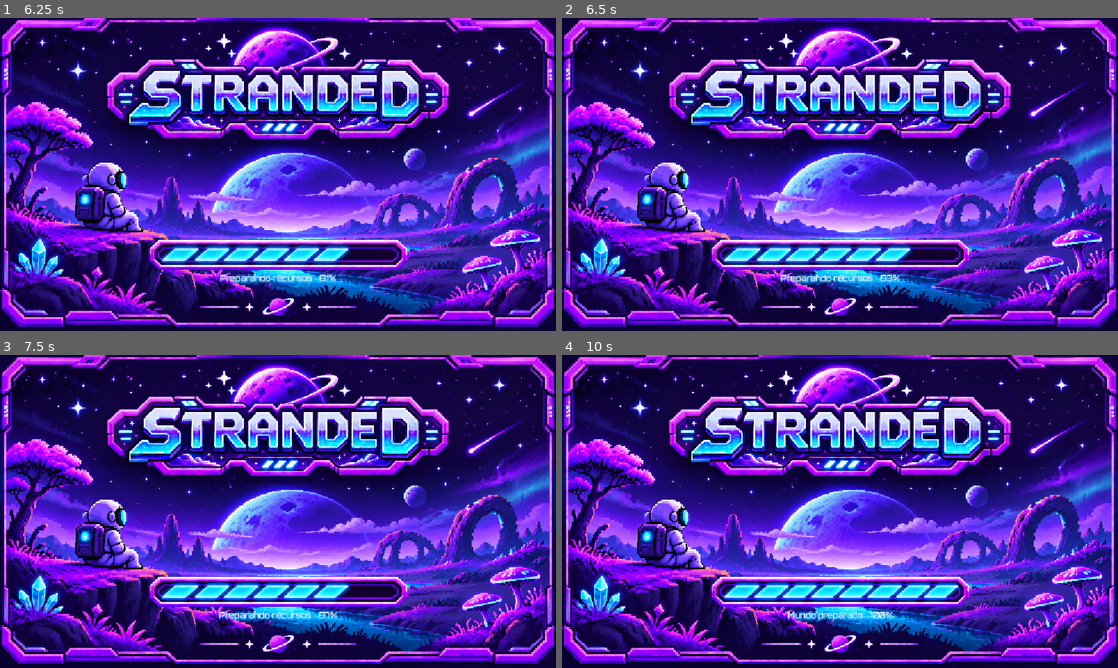
Above: before the commit, frames 1-4 (two rows, left to right).
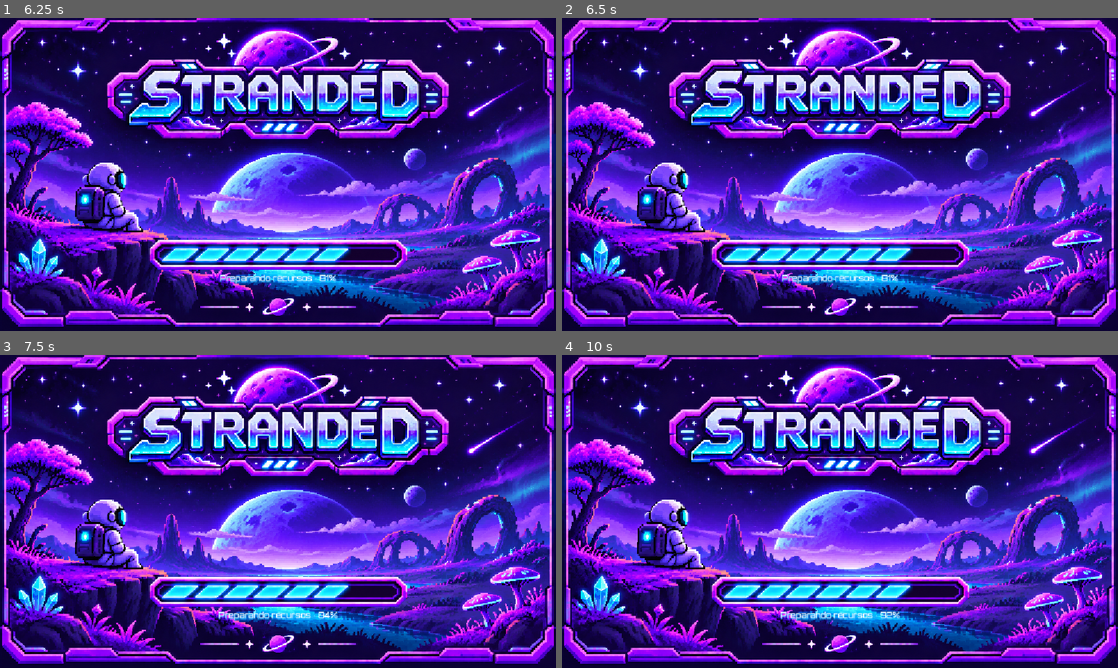
Above: after the commit, the same moments.

Repository: sophsana/Videojuego
Game: Godot game, scene res://escenas/interfaz/menu_principal.tscn
Same seed, same stepped clock (60 frames per second), same inputs: the game is played once before the commit and once after it.
Inputs (mouse positions are in pixels of both pictures, inside the frame that each line leads up to):
- Up to frame 1 (6.25 s): click (278, 140) at 0.5 s; click (289, 105) at 1.27 s; type "12" at 1.35 s; click (278, 68) at 2.02 s; click (294, 118) at 2.77 s; type "Alex" at 2.85 s; click (294, 165) at 3 s; type "12" at 3.08 s; click (339, 259) at 3.5 s; hold Right (ui_right) 4.28-5.03 s; hold Down (ui_down) 5.03-5.78 s; hold Right (ui_right) from 5.78 s (still down)
- Up to frame 2 (6.5 s): keep holding Right (ui_right)
- Up to frame 3 (7.5 s): release Right (ui_right) at 6.53 s; hold Up (ui_up) 6.53-7.28 s; hold Left (ui_left) from 7.28 s (still down)
- Up to frame 4 (10 s): tap Enter at 8 s; release Left (ui_left) at 8.78 s; hold Down (ui_down) 8.78-9.53 s; tap Space at 9.5 s; hold Right (ui_right) from 9.53 s (still down)

Frame 1 is identical in both runs. In frame 2, 0.3% of the frame differs, in the area x 39-61%, y 82-85%; in frame 3, 0.2%; in frame 4, 2.4%, in the area x 27-74%, y 70-85%.

Commit message:
feat: migrate world to 32px tiles and animate astronaut

Diff:
--- a/escenas/player.tscn
+++ b/escenas/player.tscn
@@ -1,14 +1,171 @@
-[gd_scene format=3 uid="uid://bae6mdkynk615"]
+[gd_scene load_steps=26 format=3 uid="uid://bae6mdkynk615"]
 
-[ext_resource type="Script" uid="uid://dcqpud8m6x7hk" path="res://script/player.gd" id="1_esbpa"]
+[ext_resource type="Script" uid="uid://dcqpud8m6x7hk" path="res://script/player.gd" id="1"]
+[ext_resource type="Texture2D" path="res://assets/Jugador/jugador_caminata_atras.png" id="2"]
+[ext_resource type="Texture2D" path="res://assets/Jugador/jugador_caminata_adelante.png" id="3"]
+[ext_resource type="Texture2D" path="res://assets/Jugador/juador_caminata_izquierda.png" id="4"]
+[ext_resource type="Texture2D" path="res://assets/Jugador/Jugador_quieto.png" id="5"]
+
+[sub_resource type="AtlasTexture" id="down0"]
+atlas = ExtResource("2")
+region = Rect2(0, 50, 180, 240)
+
+[sub_resource type="AtlasTexture" id="up0"]
+atlas = ExtResource("3")
+region = Rect2(0, 50, 180, 240)
+
+[sub_resource type="AtlasTexture" id="left0"]
+atlas = ExtResource("4")
+region = Rect2(0, 50, 180, 240)
+
+[sub_resource type="AtlasTexture" id="down1"]
+atlas = ExtResource("2")
+region = Rect2(180, 50, 180, 240)
+
+[sub_resource type="AtlasTexture" id="up1"]
+atlas = ExtResource("3")
+region = Rect2(180, 50, 180, 240)
+
+[sub_resource type="AtlasTexture" id="left1"]
+atlas = ExtResource("4")
+region = Rect2(180, 50, 180, 240)
+
+[sub_resource type="AtlasTexture" id="down2"]
+atlas = ExtResource("2")
+region = Rect2(360, 50, 180, 240)
+
+[sub_resource type="AtlasTexture" id="up2"]
+atlas = ExtResource("3")
+region = Rect2(360, 50, 180, 240)
+
+[sub_resource type="AtlasTexture" id="left2"]
+atlas = ExtResource("4")
+region = Rect2(360, 50, 180, 240)
+
+[sub_resource type="AtlasTexture" id="down3"]
+atlas = ExtResource("2")
+region = Rect2(540, 50, 180, 240)
+
+[sub_resource type="AtlasTexture" id="up3"]
+atlas = ExtResource("3")
+region = Rect2(540, 50, 180, 240)
+
+[sub_resource type="AtlasTexture" id="left3"]
+atlas = ExtResource("4")
+region = Rect2(540, 50, 180, 240)
+
+[sub_resource type="AtlasTexture" id="down4"]
+atlas = ExtResource("2")
+region = Rect2(720, 50, 180, 240)
+
+[sub_resource type="AtlasTexture" id="up4"]
+atlas = ExtResource("3")
+region = Rect2(720, 50, 180, 240)
+
+[sub_resource type="AtlasTexture" id="left4"]
+atlas = ExtResource("4")
+region = Rect2(720, 50, 180, 240)
+
+[sub_resource type="AtlasTexture" id="down5"]
+atlas = ExtResource("2")
+region = Rect2(900, 50, 180, 240)
+
+[sub_resource type="AtlasTexture" id="up5"]
+atlas = ExtResource("3")
+region = Rect2(900, 50, 180, 240)
+
+[sub_resource type="AtlasTexture" id="left5"]
+atlas = ExtResource("4")
+region = Rect2(900, 50, 180, 240)
+
+[sub_resource type="AtlasTexture" id="idle0"]
+atlas = ExtResource("5")
+region = Rect2(0, 0, 270, 360)
+
+[sub_resource type="AtlasTexture" id="idle1"]
+atlas = ExtResource("5")
+region = Rect2(270, 0, 270, 360)
+
+[sub_resource type="AtlasTexture" id="idle2"]
+atlas = ExtResource("5")
+region = Rect2(540, 0, 270, 360)
+
+[sub_resource type="AtlasTexture" id="idle3"]
+atlas = ExtResource("5")
+region = Rect2(810, 0, 270, 360)
+
+[sub_resource type="AtlasTexture" id="idle4"]
+atlas = ExtResource("5")
+region = Rect2(0, 360, 270, 360)
+
+[sub_resource type="AtlasTexture" id="idle5"]
+atlas = ExtResource("5")
+region = Rect2(270, 360, 270, 360)
+
+[sub_resource type="AtlasTexture" id="idle6"]
+atlas = ExtResource("5")
+region = Rect2(540, 360, 270, 360)
+
+[sub_resource type="AtlasTexture" id="idle7"]
+atlas = ExtResource("5")
+region = Rect2(810, 360, 270, 360)
+
+[sub_resource type="SpriteFrames" id="animaciones"]
+animations = [{
+"frames": [{"duration": 1.0, "texture": SubResource("down0")}, {"duration": 1.0, "texture": SubResource("down1")}, {"duration": 1.0, "texture": SubResource("down2")}, {"duration": 1.0, "texture": SubResource("down3")}, {"duration": 1.0, "texture": SubResource("down4")}, {"duration": 1.0, "texture": SubResource("down5")}],
+"loop": true,
+"name": &"walk_down",
+"speed": 8
+}, {
+"frames": [{"duration": 1.0, "texture": SubResource("up0")}, {"duration": 1.0, "texture": SubResource("up1")}, {"duration": 1.0, "texture": SubResource("up2")}, {"duration": 1.0, "texture": SubResource("up3")}, {"duration": 1.0, "texture": SubResource("up4")}, {"duration": 1.0, "texture": SubResource("up5")}],
+"loop": true,
+"name": &"walk_up",
+"speed": 8
+}, {
+"frames": [{"duration": 1.0, "texture": SubResource("left0")}, {"duration": 1.0, "texture": SubResource("left1")}, {"duration": 1.0, "texture": SubResource("left2")}, {"duration": 1.0, "texture": SubResource("left3")}, {"duration": 1.0, "texture": SubResource("left4")}, {"duration": 1.0, "texture": SubResource("left5")}],
+"loop": true,
+"name": &"walk_left",
+"speed": 8
+}, {
+"frames": [{"duration": 1.0, "texture": SubResource("left0")}, {"duration": 1.0, "texture": SubResource("left1")}, {"duration": 1.0, "texture": SubResource("left2")}, {"duration": 1.0, "texture": SubResource("left3")}, {"duration": 1.0, "texture": SubResource("left4")}, {"duration": 1.0, "texture": SubResource("left5")}],
+"loop": true,
+"name": &"walk_right",
+"speed": 8
+}, {
+"frames": [{"duration": 1.0, "texture": SubResource("down0")}],
+"loop": true,
+"name": &"idle_down",
+"speed": 1
+}, {
+"frames": [{"duration": 1.0, "texture": SubResource("up0")}],
+"loop": true,
+"name": &"idle_up",
+"speed": 1
+}, {
+"frames": [{"duration": 1.0, "texture": SubResource("idle0")}, {"duration": 1.0, "texture": SubResource("idle1")}, {"duration": 1.0, "texture": SubResource("idle2")}, {"duration": 1.0, "texture": SubResource("idle3")}, {"duration": 1.0, "texture": SubResource("idle4")}, {"duration": 1.0, "texture": SubResource("idle5")}, {"duration": 1.0, "texture": SubResource("idle6")}, {"duration": 1.0, "texture": SubResource("idle7")}],
+"loop": true,
+"name": &"idle_left",
+"speed": 4
+}, {
+"frames": [{"duration": 1.0, "texture": SubResource("idle0")}, {"duration": 1.0, "texture": SubResource("idle1")}, {"duration": 1.0, "texture": SubResource("idle2")}, {"duration": 1.0, "texture": SubResource("idle3")}, {"duration": 1.0, "texture": SubResource("idle4")}, {"duration": 1.0, "texture": SubResource("idle5")}, {"duration": 1.0, "texture": SubResource("idle6")}, {"duration": 1.0, "texture": SubResource("idle7")}],
+"loop": true,
+"name": &"idle_right",
+"speed": 4
+}]
+
+[sub_resource type="CapsuleShape2D" id="pies"]
+radius = 6.0
+height = 14.0
 
 [node name="player" type="CharacterBody2D" unique_id=1004469140]
-script = ExtResource("1_esbpa")
+script = ExtResource("1")
 
-[node name="visual" type="Polygon2D" parent="." unique_id=1068141266]
-color = Color(1, 0, 1, 1)
-offset = Vector2(5, 5)
-polygon = PackedVector2Array(-5, -5, 5, -5, 5, 5, -5, 5)
+[node name="AnimatedSprite2D" type="AnimatedSprite2D" parent="."]
+texture_filter = 1
+position = Vector2(0, -14)
+scale = Vector2(0.2, 0.2)
+sprite_frames = SubResource("animaciones")
+animation = &"idle_down"
 
-[node name="CollisionPolygon2D" type="CollisionPolygon2D" parent="." unique_id=1612917141]
-polygon = PackedVector2Array(-5, -5, 5, -5, 5, 5, -5, 5)
+[node name="CollisionShape2D" type="CollisionShape2D" parent="."]
+shape = SubResource("pies")
--- a/script/player.gd
+++ b/script/player.gd
@@ -1,9 +1,10 @@
 
 extends CharacterBody2D
 
-const TILE_SIZE: int = 16
-const MAP_SIZE: int = 256
-const WORLD_SIZE: int = TILE_SIZE * MAP_SIZE
+const Dimensiones = preload("res://script/sistemas/dimensiones_mundo.gd")
+const TILE_SIZE: int = Dimensiones.TILE_SIZE
+const MAP_SIZE: int = Dimensiones.MAP_SIZE
+const WORLD_SIZE: int = Dimensiones.WORLD_SIZE
 
 const DEEP_WATER: int = 0
 const WATER: int = 1
@@ -19,26 +20,29 @@
 var current_terrain: int = GRASS
 var terrain_speed: float = 1.0
 var world: Node2D
+var ultima_direccion := "down"
+@onready var sprite: AnimatedSprite2D = $AnimatedSprite2D
 
 
 func _ready() -> void:
 	world = get_parent()
+	_actualizar_animacion(Vector2.ZERO)
 
 
 func _physics_process(delta: float) -> void:
 	move_and_slide()
-	update_depth()
 	wrap_position()
 	update_terrain()
 
 	var direction: Vector2 = Input.get_vector(
 		"ui_left",
 		"ui_right",
-		"ui_up",
-        "ui_down"
+			"ui_up",
+			"ui_down"
 	)
 
 	var target_velocity: Vector2 = direction * walk_speed * terrain_speed
+	_actualizar_animacion(direction if terrain_speed > 0.0 else Vector2.ZERO)
 
 	if direction != Vector2.ZERO:
 		velocity = velocity.move_toward(
@@ -90,10 +94,32 @@
 
 
 func update_depth() -> void:
-	z_as_relative = false
-	z_index = roundi(global_position.y)
+	# La profundidad se ordena por Y en el mundo, usando la posición de los pies.
+	z_index = 0
 
 
 func wrap_position() -> void:
+	var posicion_anterior := global_position
 	global_position.x = fposmod(global_position.x, WORLD_SIZE)
 	global_position.y = fposmod(global_position.y, WORLD_SIZE)
+	if posicion_anterior != global_position:
+		var camara := get_node_or_null("WorldCamera") as Camera2D
+		if camara != null:
+			camara.reset_smoothing()
+
+
+func _actualizar_animacion(direccion: Vector2) -> void:
+	if direccion != Vector2.ZERO:
+		if absf(direccion.x) > absf(direccion.y):
+			ultima_direccion = "right" if direccion.x > 0 else "left"
+		elif absf(direccion.y) > absf(direccion.x):
+			ultima_direccion = "down" if direccion.y > 0 else "up"
+		elif ultima_direccion not in ["left" if direccion.x < 0 else "right", "up" if direccion.y < 0 else "down"]:
+			ultima_direccion = "down" if direccion.y > 0 else "up"
+	sprite.flip_h = ultima_direccion == "right"
+	var animacion := ("walk_" if direccion != Vector2.ZERO else "idle_") + ultima_direccion
+	# La hoja de reposo tiene celdas 270×360; las de caminata, 180×240.
+	sprite.scale = Vector2(0.133333, 0.133333) if animacion in ["idle_left", "idle_right"] else Vector2(0.2, 0.2)
+	sprite.position.y = -14.0 if animacion in ["idle_left", "idle_right"] else -7.0
+	if sprite.animation != animacion or not sprite.is_playing():
+		sprite.play(animacion)
--- /dev/null
+++ b/script/sistemas/dimensiones_mundo.gd
@@ -0,0 +1,6 @@
+extends RefCounted
+
+const MAP_SIZE := 256
+const TILE_SIZE := 32
+const WORLD_SIZE := MAP_SIZE * TILE_SIZE
+const TILE_SIZE_ANTERIOR := 16
--- a/script/sistemas/gestor_mundos.gd
+++ b/script/sistemas/gestor_mundos.gd
@@ -1,6 +1,7 @@
 extends Node
 
 const DatosMundo = preload("res://script/sistemas/datos_mundo.gd")
+const Dimensiones = preload("res://script/sistemas/dimensiones_mundo.gd")
 const DIRECTORIO := "user://mundos"
 const ESCENA_MUNDO := "res://escenas/mundo.tscn"
 const ESCENA_CARGA := "res://escenas/interfaz/carga_mundo.tscn"
@@ -75,7 +76,7 @@
 	if id.is_empty():
 		ultimo_error = "No se pudo asignar un identificador único."
 		return {}
-	var datos := {"id": id, "nombre": nombre, "semilla": semilla, "dificultad": dificultad, "fecha_creacion": Time.get_datetime_string_from_system(), "fecha_ultimo_guardado": "", "progreso": {"jugador": {}, "cambios_mundo": {}}}
+	var datos := {"id": id, "nombre": nombre, "semilla": semilla, "dificultad": dificultad, "fecha_creacion": Time.get_datetime_string_from_system(), "fecha_ultimo_guardado": "", "tamano_tile": Dimensiones.TILE_SIZE, "progreso": {"jugador": {}, "cambios_mundo": {}}}
 	var ruta := DIRECTORIO.path_join(id + ".json")
 	var archivo := FileAccess.open(ruta, FileAccess.WRITE)
 	if archivo == null:
@@ -96,6 +97,9 @@
 
 
 func iniciar_mundo(datos: Dictionary) -> Error:
+	if datos.get("tamano_tile", Dimensiones.TILE_SIZE_ANTERIOR) == Dimensiones.TILE_SIZE_ANTERIOR and not datos.get("progreso", {}).get("cambios_mundo", {}).is_empty():
+		ultimo_error = "Este mundo antiguo contiene cambios que no se pueden migrar automáticamente."
+		return ERR_INVALID_DATA
 	mundo_actual = datos.duplicate(true)
 	var error := get_tree().change_scene_to_file(ESCENA_CARGA)
 	if error != OK:
@@ -111,7 +115,7 @@
 		return false
 	var id: String = mundo_actual.id
 	# Nunca aceptar rutas, incluso si los datos en memoria fueron alterados.
-	if not _id_valido(id) or not is_finite(posicion.x) or not is_finite(posicion.y) or posicion.x < 0 or posicion.x >= 4096 or posicion.y < 0 or posicion.y >= 4096:
+	if not _id_valido(id) or not is_finite(posicion.x) or not is_finite(posicion.y) or posicion.x < 0 or posicion.x >= Dimensiones.WORLD_SIZE or posicion.y < 0 or posicion.y >= Dimensiones.WORLD_SIZE:
 		ultimo_error = "El identificador o la posición no son válidos."
 		return false
 	var ruta := DIRECTORIO.path_join(id + ".json")
@@ -125,6 +129,7 @@
 	if not progreso.has("cambios_mundo"):
 		progreso["cambios_mundo"] = {}
 	datos["progreso"] = progreso
+	datos["tamano_tile"] = Dimensiones.TILE_SIZE
 	datos["fecha_ultimo_guardado"] = Time.get_datetime_string_from_system()
 	# Archivo temporal independiente en el mismo directorio; el original no se
 	# toca hasta que se han escrito y validado todos los datos.
@@ -186,10 +191,16 @@
 	var jugador = progreso.get("jugador", {})
 	if not jugador is Dictionary or not progreso.get("cambios_mundo", {}) is Dictionary:
 		return {}
+	var tamano = datos.get("tamano_tile", Dimensiones.TILE_SIZE_ANTERIOR)
+	if not (tamano is int or tamano is float) or (tamano != Dimensiones.TILE_SIZE_ANTERIOR and tamano != Dimensiones.TILE_SIZE):
+		return {}
+	if datos.has("tamano_tile"):
+		datos.tamano_tile = int(tamano)
 	if jugador.has("posicion"):
 		var posicion = jugador.posicion
 		if not posicion is Dictionary or not (posicion.get("x") is int or posicion.get("x") is float) or not (posicion.get("y") is int or posicion.get("y") is float):
 			return {}
-		if not is_finite(float(posicion.x)) or not is_finite(float(posicion.y)) or float(posicion.x) < 0 or float(posicion.x) >= 4096 or float(posicion.y) < 0 or float(posicion.y) >= 4096:
+		var limite: int = Dimensiones.MAP_SIZE * int(tamano)
+		if not is_finite(float(posicion.x)) or not is_finite(float(posicion.y)) or float(posicion.x) < 0 or float(posicion.x) >= limite or float(posicion.y) < 0 or float(posicion.y) >= limite:
 			return {}
 	return datos
--- a/script/terrain_generator.gd
+++ b/script/terrain_generator.gd
@@ -5,10 +5,12 @@
 signal generacion_terminada
 signal generacion_fallida(mensaje: String)
 
-const MAP_SIZE: int = 256
-const TILE_SIZE: int = 16
-const WORLD_SIZE: float = MAP_SIZE * TILE_SIZE
+const Dimensiones = preload("res://script/sistemas/dimensiones_mundo.gd")
+const MAP_SIZE: int = Dimensiones.MAP_SIZE
+const TILE_SIZE: int = Dimensiones.TILE_SIZE
+const WORLD_SIZE: float = Dimensiones.WORLD_SIZE
 const TERRAIN_COUNT: int = 6
+const GRASS_VARIANTS: int = 4
 
 const DEEP_WATER: int = 0
 const WATER: int = 1
@@ -36,6 +38,7 @@
 var forest_noise: FastNoiseLite
 var forest_detail_noise: FastNoiseLite
 var generacion_lista := false
+var tree_frame_size := Vector2i(32, 48)
 
 
 func _ready() -> void:
@@ -43,6 +46,7 @@
 	# directamente se conserva la semilla exportada de la escena.
 	if not GestorMundos.mundo_actual.is_empty():
 		world_seed = GestorMundos.mundo_actual.semilla
+	y_sort_enabled = true
 	setup_noise()
 	setup_terrain()
 	if terrain_layer == null:
@@ -115,9 +119,17 @@
 func generate_resources() -> void:
 	resources_layer = Node2D.new()
 	resources_layer.name = "Recursos"
+	resources_layer.y_sort_enabled = true
 	add_child(resources_layer)
 
 	resource_rng.seed = world_seed + 500
+	var escena_arbol := load("res://escenas/arbol_animado.tscn") as PackedScene
+	if escena_arbol != null:
+		var muestra := escena_arbol.instantiate()
+		var animado := muestra.get_node_or_null("SpriteNode2D") as AnimatedSprite2D
+		if animado != null and animado.sprite_frames != null:
+			tree_frame_size = Vector2i(animado.sprite_frames.get_frame_texture("viento", 0).get_size())
+		muestra.free()
 
 	occupied_positions.clear()
 
@@ -146,7 +158,7 @@
 						"arbol_1",
 						"res://assets/recursos/arbol_1.png",
 						tile_center,
-						Vector2i(192, 48),
+						tree_frame_size,
 						1.0
 					)
 				elif resource_rng.randf() < 0.10:
@@ -207,22 +219,15 @@
 		push_warning("No se pudo cargar el recurso: " + texture_path)
 		return
 
-	if resource_name == "arbol_1":
-		if texture.get_width() != 192 or texture.get_height() != 48:
-			push_warning("La spritesheet del árbol debe medir 192 x 48.")
-			return
-	else:
+	if resource_name != "arbol_1":
 		if texture.get_width() != expected_size.x or texture.get_height() != expected_size.y:
 			push_warning("Tamaño incorrecto para: " + texture_path)
 			return
 	var sprite_position := tile_center
 
-	if resource_name == "arbol_1" or resource_name == "arbusto_1":
-		sprite_position.y -= expected_size.y / 2.0 - TILE_SIZE / 2.0
-
 	# Comprobar que el recurso no se superponga con otro.
 	var new_rect := Rect2(
-		sprite_position - Vector2(expected_size) / 2.0,
+		sprite_position - Vector2(expected_size.x / 2.0, expected_size.y),
 		Vector2(expected_size)
 	)
 
@@ -251,7 +256,7 @@
 
 		var existing_size := existing_texture.get_size()
 		var existing_rect := Rect2(
-			existing.position - existing_size / 2.0,
+			existing.position - Vector2(existing_size.x / 2.0, existing_size.y),
 			existing_size
 		).grow(clearance * TILE_SIZE / 2.0)
 
@@ -280,16 +285,20 @@
 			return
 
 		animated_sprite.play("viento")
+		# Se preserva la escena original; la instancia se alinea por su base.
+		animated_sprite.position = Vector2(0, -expected_size.y / 2.0)
 	else:
 		var static_sprite := Sprite2D.new()
 		static_sprite.texture = texture
 		static_sprite.texture_filter = CanvasItem.TEXTURE_FILTER_NEAREST
-		sprite = static_sprite
+		static_sprite.position.y = -expected_size.y / 2.0
+		sprite = Node2D.new()
+		static_sprite.name = "SpriteNode2D"
+		sprite.add_child(static_sprite)
 
 	sprite.name = resource_name
 	sprite.position = sprite_position
-	sprite.z_as_relative = false
-	sprite.z_index = roundi(sprite_position.y)
+	sprite.z_index = 0
 
 	resources_layer.add_child(sprite)
 	occupied_positions.append(tile_center)
@@ -376,13 +385,13 @@
 		"res://assets/terreno/agua_nivel_2.png",
 		"res://assets/terreno/agua_nivel_1.png",
 		"res://assets/terreno/arena_1.png",
-		"res://assets/terreno/tierra_1.png",
+		"res://assets/terreno/pasto_1.png",
 		"res://assets/terreno/tierra_1.png",
 		"res://assets/terreno/roca_1.png"
 	]
 
 	var atlas_image := Image.create(
-		TILE_SIZE * TERRAIN_COUNT,
+		TILE_SIZE * (TERRAIN_COUNT + GRASS_VARIANTS - 1),
 		TILE_SIZE,
 		false,
 		Image.FORMAT_RGBA8
@@ -397,15 +406,30 @@
 
 		var tile_image := texture.get_image()
 
-		if tile_image.get_width() != TILE_SIZE or tile_image.get_height() != TILE_SIZE:
-			push_error("La textura debe medir 16 x 16: " + tile_paths[tile_id])
-			return
+		tile_image.resize(TILE_SIZE, TILE_SIZE, Image.INTERPOLATE_NEAREST)
+		tile_image.convert(Image.FORMAT_RGBA8)
+		if tile_id == GRASS:
+			var base_texture := load("res://assets/terreno/tierra_1.png") as Texture2D
+			var base := base_texture.get_image()
+			base.resize(TILE_SIZE, TILE_SIZE, Image.INTERPOLATE_NEAREST)
+			base.convert(Image.FORMAT_RGBA8)
+			base.blend_rect(tile_image, Rect2i(0, 0, TILE_SIZE, TILE_SIZE), Vector2i.ZERO)
+			tile_image = base
 
 		atlas_image.blit_rect(
 			tile_image,
 			Rect2i(0, 0, TILE_SIZE, TILE_SIZE),
 			Vector2i(tile_id * TILE_SIZE, 0)
 		)
+		if tile_id == GRASS:
+			# Variaciones mediante reflejos de la misma textura de suelo.
+			for variante in range(1, GRASS_VARIANTS):
+				var variacion := tile_image.duplicate() as Image
+				if variante & 1:
+					variacion.flip_x()
+				if variante & 2:
+					variacion.flip_y()
+				atlas_image.blit_rect(variacion, Rect2i(0, 0, TILE_SIZE, TILE_SIZE), Vector2i((TERRAIN_COUNT + variante - 1) * TILE_SIZE, 0))
 
 	var atlas_texture := ImageTexture.create_from_image(atlas_image)
 
@@ -413,7 +437,7 @@
 	atlas_source.texture = atlas_texture
 	atlas_source.texture_region_size = Vector2i(TILE_SIZE, TILE_SIZE)
 
-	for tile_id in range(TERRAIN_COUNT):
+	for tile_id in range(TERRAIN_COUNT + GRASS_VARIANTS - 1):
 		atlas_source.create_tile(Vector2i(tile_id, 0))
 
 	var tile_set := TileSet.new()
@@ -433,10 +457,15 @@
 		for x in range(MAP_SIZE):
 			var terrain_id := get_terrain(x, y)
 
+			var atlas_id := terrain_id
+			if terrain_id == GRASS:
+				var variante := posmod(hash(Vector3i(x, y, world_seed)), GRASS_VARIANTS)
+				if variante > 0:
+					atlas_id = TERRAIN_COUNT + variante - 1
 			terrain_layer.set_cell(
 				Vector2i(x, y),
 				0,
-				Vector2i(terrain_id, 0)
+				Vector2i(atlas_id, 0)
 			)
 		if y % 4 == 3:
 			avance_generacion.emit("terreno", y + 1, MAP_SIZE)
@@ -499,7 +528,8 @@
 	var datos_jugador: Dictionary = progreso.get("jugador", {})
 	if datos_jugador.has("posicion"):
 		var posicion: Dictionary = datos_jugador.posicion
-		player.position = Vector2(posicion.x, posicion.y)
+		var tamano_anterior: int = int(GestorMundos.mundo_actual.get("tamano_tile", Dimensiones.TILE_SIZE_ANTERIOR))
+		player.position = Vector2(posicion.x, posicion.y) * (float(TILE_SIZE) / tamano_anterior)
 
 	add_child(player)
 	player.set_physics_process(false)
--- /dev/null
+++ b/tests/mundo_32.gd
@@ -0,0 +1,68 @@
+extends SceneTree
+
+const Dimensiones = preload("res://script/sistemas/dimensiones_mundo.gd")
+var fallos := 0
+
+
+func _initialize() -> void:
+	call_deferred("probar")
+
+
+func comprobar(condicion: bool, mensaje: String) -> void:
+	if not condicion:
+		fallos += 1
+		printerr("FALLO: ", mensaje)
+
+
+func probar() -> void:
+	comprobar(Dimensiones.TILE_SIZE == 32 and Dimensiones.WORLD_SIZE == 8192, "dimensiones")
+	var escena: PackedScene = load("res://escenas/player.tscn")
+	var player = escena.instantiate()
+	var contenedor := Node2D.new()
+	root.add_child(contenedor)
+	contenedor.add_child(player)
+	var sprite: AnimatedSprite2D = player.get_node("AnimatedSprite2D")
+	for direccion in [Vector2.DOWN, Vector2.UP, Vector2.LEFT, Vector2.RIGHT]:
+		player._actualizar_animacion(direccion)
+		var nombre: String = player.ultima_direccion
+		comprobar(sprite.animation == "walk_" + nombre, "caminar " + nombre)
+		comprobar(sprite.flip_h == (nombre == "right"), "inversión " + nombre)
+		player._actualizar_animacion(Vector2.ZERO)
+		comprobar(sprite.animation == "idle_" + nombre, "reposo " + nombre)
+	player.global_position = Vector2(-1, 8193)
+	player.wrap_position()
+	comprobar(player.global_position == Vector2(8191, 1), "wrap")
+	contenedor.queue_free()
+	var gestor = root.get_node("GestorMundos")
+	var datos: Dictionary = gestor.crear_mundo("Migracion_" + str(Time.get_ticks_usec()), 123, "Normal")
+	var ruta: String = "user://mundos".path_join(datos.id + ".json")
+	datos.erase("tamano_tile")
+	datos.progreso.jugador = {"posicion": {"x": 123.0, "y": 456.0}}
+	var archivo := FileAccess.open(ruta, FileAccess.WRITE)
+	archivo.store_string(JSON.stringify(datos))
+	archivo.close()
+	var antiguo: Dictionary = gestor._leer_mundo(ruta)
+	comprobar(not antiguo.is_empty(), "leer guardado antiguo")
+	gestor.mundo_actual = antiguo
+	var mundo = load("res://escenas/mundo.tscn").instantiate()
+	mundo.world_seed = 123
+	mundo.setup_noise()
+	mundo.setup_terrain()
+	comprobar(mundo.terrain_layer.tile_set.tile_size == Vector2i(32, 32), "tileset 32")
+	var fuente: TileSetAtlasSource = mundo.terrain_layer.tile_set.get_source(0)
+	comprobar(fuente.get_tiles_count() == 9, "variantes del pasto")
+	var terreno: int = mundo.get_terrain(42, 20)
+	var otro = load("res://escenas/mundo.tscn").instantiate()
+	otro.world_seed = 123
+	otro.setup_noise()
+	comprobar(otro.get_terrain(42, 20) == terreno, "semilla reproducible")
+	otro.free()
+	mundo.create_player()
+	comprobar(mundo.get_node("Player").position == Vector2(246, 912), "posición antigua escalada")
+	comprobar(gestor.guardar_progreso(Vector2(6000, 7000)), "guardar coordenadas nuevas")
+	var nuevo: Dictionary = gestor._leer_mundo(ruta)
+	comprobar(nuevo.get("tamano_tile") == 32 and nuevo.progreso.jugador.posicion.x == 6000, "formato nuevo")
+	mundo.free()
+	DirAccess.remove_absolute(ruta)
+	print("Mundo 32 y astronauta: ", "OK" if fallos == 0 else "%d fallos" % fallos)
+	quit(0 if fallos == 0 else 1)
Binary file added: assets/Jugador/Jugador_quieto.png
Not shown, added: assets/Jugador/Jugador_quieto.png.import
Binary file added: assets/Jugador/juador_caminata_izquierda.png
Not shown, added: assets/Jugador/juador_caminata_izquierda.png.import
Binary file added: assets/Jugador/jugador_caminata_adelante.png
Not shown, added: assets/Jugador/jugador_caminata_adelante.png.import
Binary file added: assets/Jugador/jugador_caminata_atras.png
Not shown, added: assets/Jugador/jugador_caminata_atras.png.import
Binary file added: assets/terreno/pasto_1.png
Not shown, added: assets/terreno/pasto_1.png.import
Not shown, added: script/sistemas/dimensiones_mundo.gd.uid
